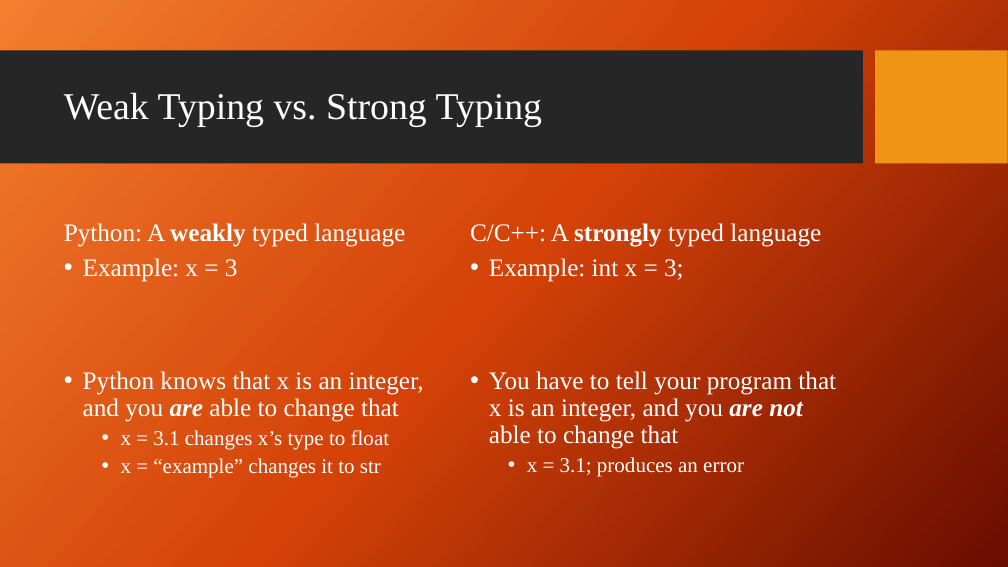
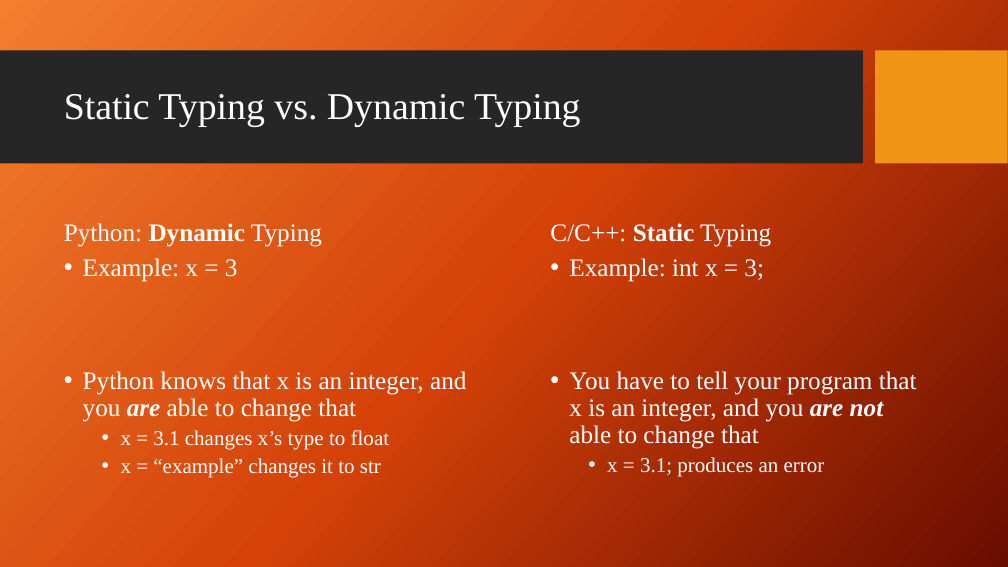
Before and after one commit to giganano/PythonBootcamp, a slide deck: slide 6 of slides/context.pptx. Drawn at 1008x567 pixels with LibreOffice and Linux fonts; fonts in the diff are those of the drawing; background and template pictures are left out. Boxes give left, top, right and bottom in pixels: in the first picture for what was removed or moved away, otherwise in the second. Text is boxed around its words. In the diff, an @@ line names an element or a change of style, - is before the commit and + after.

```diff
--- a/slides/context.pptx
+++ b/slides/context.pptx
@@ title at <box>64,94,581,126</box>: text changed @@
-Weak Typing vs. Strong Typing
+Static Typing vs. Dynamic Typing
@@ text at <box>64,223,322,247</box>: text changed @@
-Python: A weakly typed language
+Python: Dynamic Typing
@@ text at <box>550,223,771,247</box>: text changed @@
-C/C++: A strongly typed language
+C/C++: Static Typing
@@ text "Example: x = 3" rewrapped from <box>83,258,424,477</box> to <box>83,258,466,477</box> @@
@@ text "Example: int x = 3;": place and size @@
-text "Example: int x = 3;" at <box>489,258,836,477</box>
+text "Example: int x = 3;" at <box>569,258,917,477</box>
```
Also in this commit, not shown: 2 other slides changed, 1 slide added, 2 other files.
